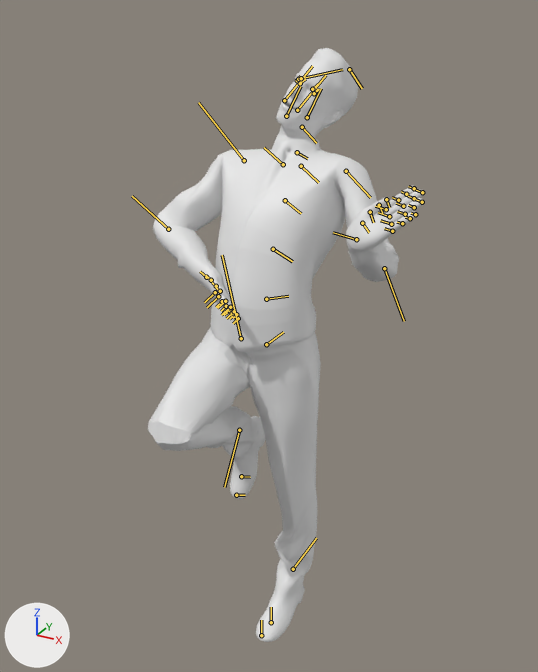
Before and after pictures for a commit that changed the Blender file BoneEric.blend.
Camera for both pictures: a 50 mm lens placed at (0.396, -0.715, 0.75), pointed at (0.01, -0.014, 0.4). Lighting does not change. The marker at lower left points along +X, +Y and +Z. The first picture is the older version. Both versions are drawn at the pose saved in each file; the numbers are the values there. The bones that change, and the others that lie on the model, are drawn over the model as lines.

The first picture shows 'rp_eric_rigged_001_geo'.
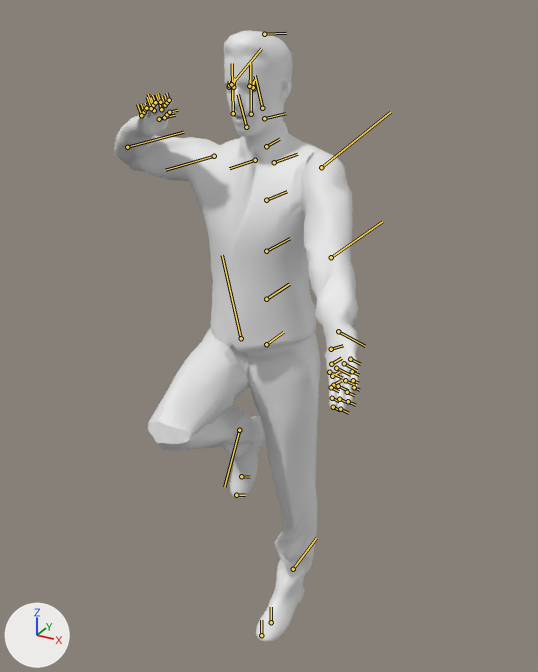
Location of each change, [x1, y1, x2, y2] in pixels of the pictures (538 x 672 px):
'rp_eric_rigged_001_geo', posed (11% narrower): before [148, 48, 424, 642]; after [114, 30, 359, 642]
bone 'spine_01', root to tip: before (266, 299) to (288, 296); after (266, 299) to (289, 284)
bone 'spine_02', root to tip: before (273, 249) to (292, 261); after (266, 251) to (290, 238)
bone 'head', root to tip: before (302, 127) to (316, 143); after (264, 118) to (285, 113)
bone 'upperarm_l', root to tip: before (346, 171) to (370, 197); after (321, 167) to (390, 112)
bone 'lowerarm_l', root to tip: before (384, 268) to (404, 321); after (331, 257) to (382, 221)
bone 'hand_l', root to tip: before (356, 239) to (333, 232); after (338, 331) to (365, 346)
bone 'upperarm_r', root to tip: before (244, 160) to (198, 102); after (214, 156) to (165, 170)
bone 'lowerarm_r', root to tip: before (168, 229) to (132, 196); after (127, 147) to (183, 132)

The change, as a diff of the scene's bpy script:
```diff
--- a/BoneEric.blend.py
+++ b/BoneEric.blend.py
@@ bone_spine_01 @@
 bone_spine_01 = bpy.data.objects['rp_eric_rigged_001'].pose.bones['spine_01']  # child of 'hip'
-bone_spine_01.rotation_euler = (0.0, 0.0, 0.262)  # degrees (0, 0, 15)
+bone_spine_01.rotation_euler = (0.0, 0.0, 0.0)  # degrees (0, 0, 0)
@@ bone_spine_02 @@
 bone_spine_02 = bpy.data.objects['rp_eric_rigged_001'].pose.bones['spine_02']  # child of 'spine_01'
-bone_spine_02.rotation_euler = (0.0, 0.0, 0.262)  # degrees (0, 0, 15)
+bone_spine_02.rotation_euler = (0.0, 0.0, 0.0)  # degrees (0, 0, 0)
@@ bone_head @@
 bone_head = bpy.data.objects['rp_eric_rigged_001'].pose.bones['head']  # child of 'neck'
-bone_head.rotation_euler = (0.0, 0.524, 0.0)  # degrees (0, 30, 0)
+bone_head.rotation_euler = (0.0, 0.0, 0.0)  # degrees (0, 0, 0)
@@ bone_upperarm_l @@
 bone_upperarm_l = bpy.data.objects['rp_eric_rigged_001'].pose.bones['upperarm_l']  # child of 'shoulder_l'
 bone_upperarm_l.rotation_mode = 'ZYX'
-bone_upperarm_l.rotation_euler = (0.0, 0.96, 0.0)  # degrees (0, 55, 0)
+bone_upperarm_l.rotation_euler = (0.873, -0.489, -1.047)  # degrees (50, -28, -60)
@@ bone_lowerarm_l @@
 bone_lowerarm_l = bpy.data.objects['rp_eric_rigged_001'].pose.bones['lowerarm_l']  # child of 'upperarm_l'
-bone_lowerarm_l.rotation_euler = (0.0, 0.0, -1.676)  # degrees (0, 0, -96)
+bone_lowerarm_l.rotation_euler = (0.0, 0.0, 0.0)  # degrees (0, 0, 0)
@@ bone_hand_l @@
 bone_hand_l = bpy.data.objects['rp_eric_rigged_001'].pose.bones['hand_l']  # child of 'lowerarm_l'
-bone_hand_l.rotation_euler = (0.0, 0.0, -1.222)  # degrees (0, 0, -70)
+bone_hand_l.rotation_euler = (0.0, 0.0, 0.0)  # degrees (0, 0, 0)
@@ bone_upperarm_r @@
 bone_upperarm_r = bpy.data.objects['rp_eric_rigged_001'].pose.bones['upperarm_r']  # child of 'shoulder_r'
-bone_upperarm_r.rotation_euler = (-0.733, 0.96, -0.297)  # degrees (-42, 55, -17)
+bone_upperarm_r.rotation_euler = (0.0, 0.0, 0.0)  # degrees (0, 0, 0)
@@ bone_lowerarm_r @@
 bone_lowerarm_r = bpy.data.objects['rp_eric_rigged_001'].pose.bones['lowerarm_r']  # child of 'upperarm_r'
-bone_lowerarm_r.rotation_euler = (1.518, 1.309, 1.571)  # degrees (87, 75, 90)
+bone_lowerarm_r.rotation_euler = (-0.192, -0.384, -2.478)  # degrees (-11, -22, -142)
```
